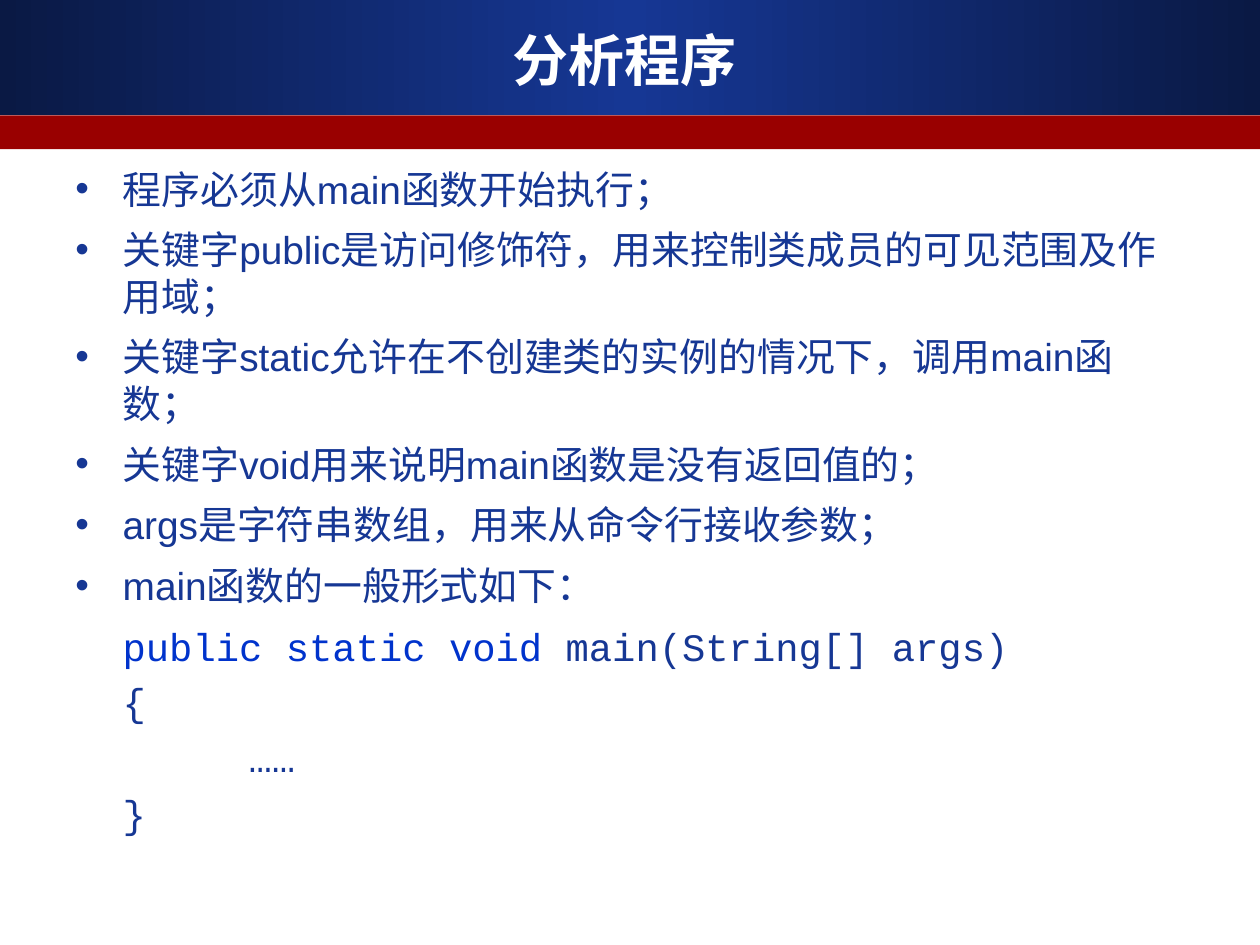
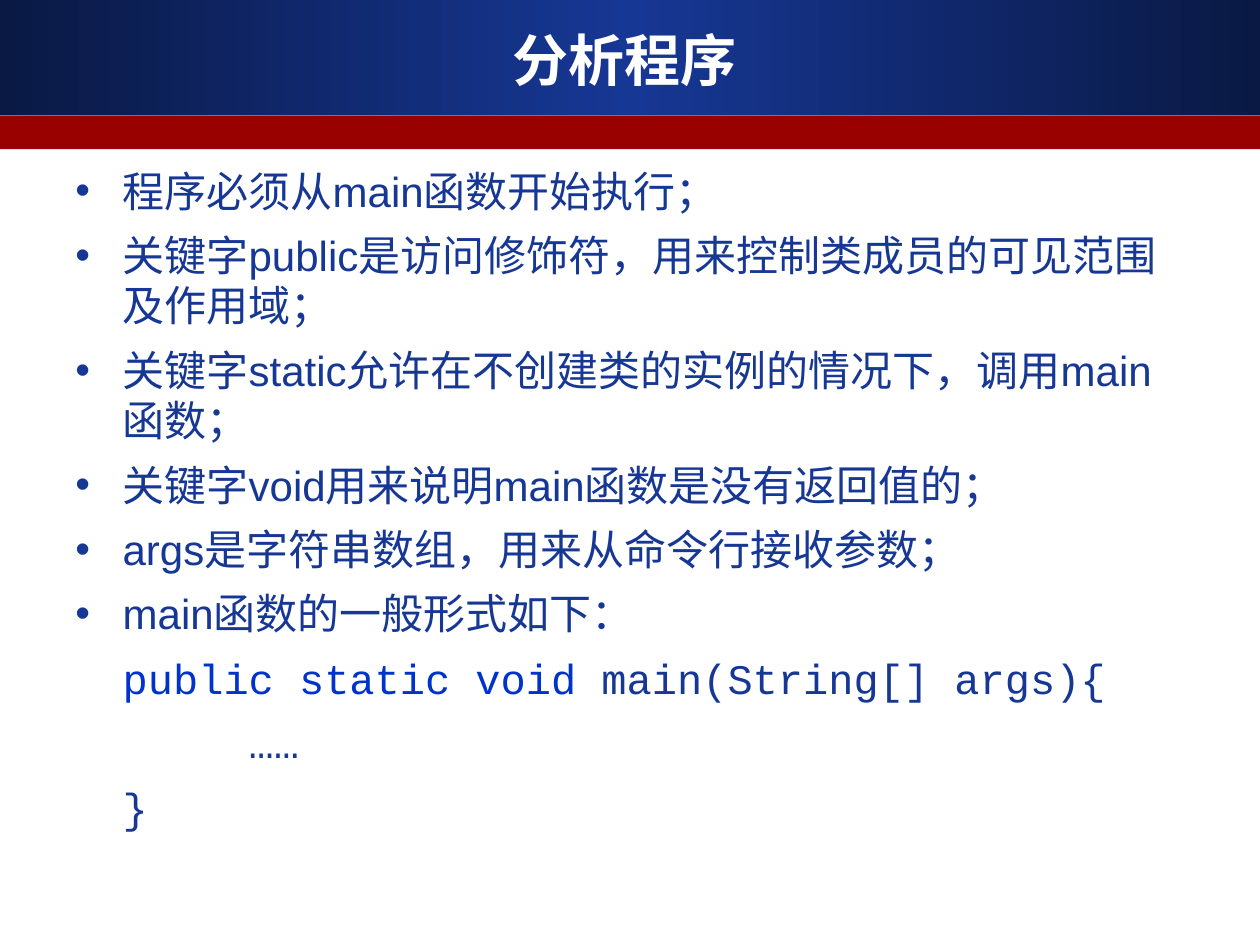
Before and after one commit to ALiberInc/Training, a slide deck: slide 34 of Java/第一章_Java简介.ppt. Drawn at 1260x945 pixels with LibreOffice and Linux fonts; fonts in the diff are those of the drawing. Boxes give left, top, right and bottom in pixels: in the first picture for what was removed or moved away, otherwise in the second. Text is boxed around its words. In the diff, an @@ line names an element or a change of style, - is before the commit and + after.

```diff
--- a/Java/第一章_Java简介.ppt
+++ b/Java/第一章_Java简介.ppt
@@ text at (123,171,1157,633): size 22.2 to 24 pt in "程序必须从main函数开始执行；", "关键字public是访问修饰符，用来控制类成员的可见范围及作用域；", "关键字static允许在不创建类的实例的情况下，调用main函数；", "关键字void用来说明main函数是没有返回值的；" and 4 more places; line spacing 0.9 to 1 @@
@@ text at (123,663,1105,703): text changed; size 22.2 to 24 pt @@
-public static void main(String[] args)
-{
+public static void main(String[] args){
```
Also in this commit, not shown: 7 other slides changed.
